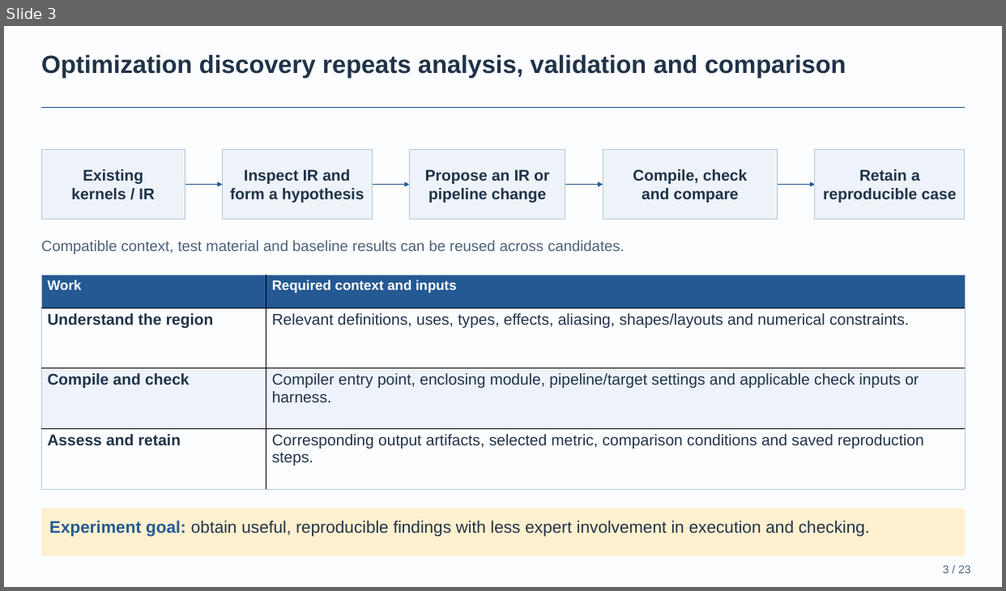
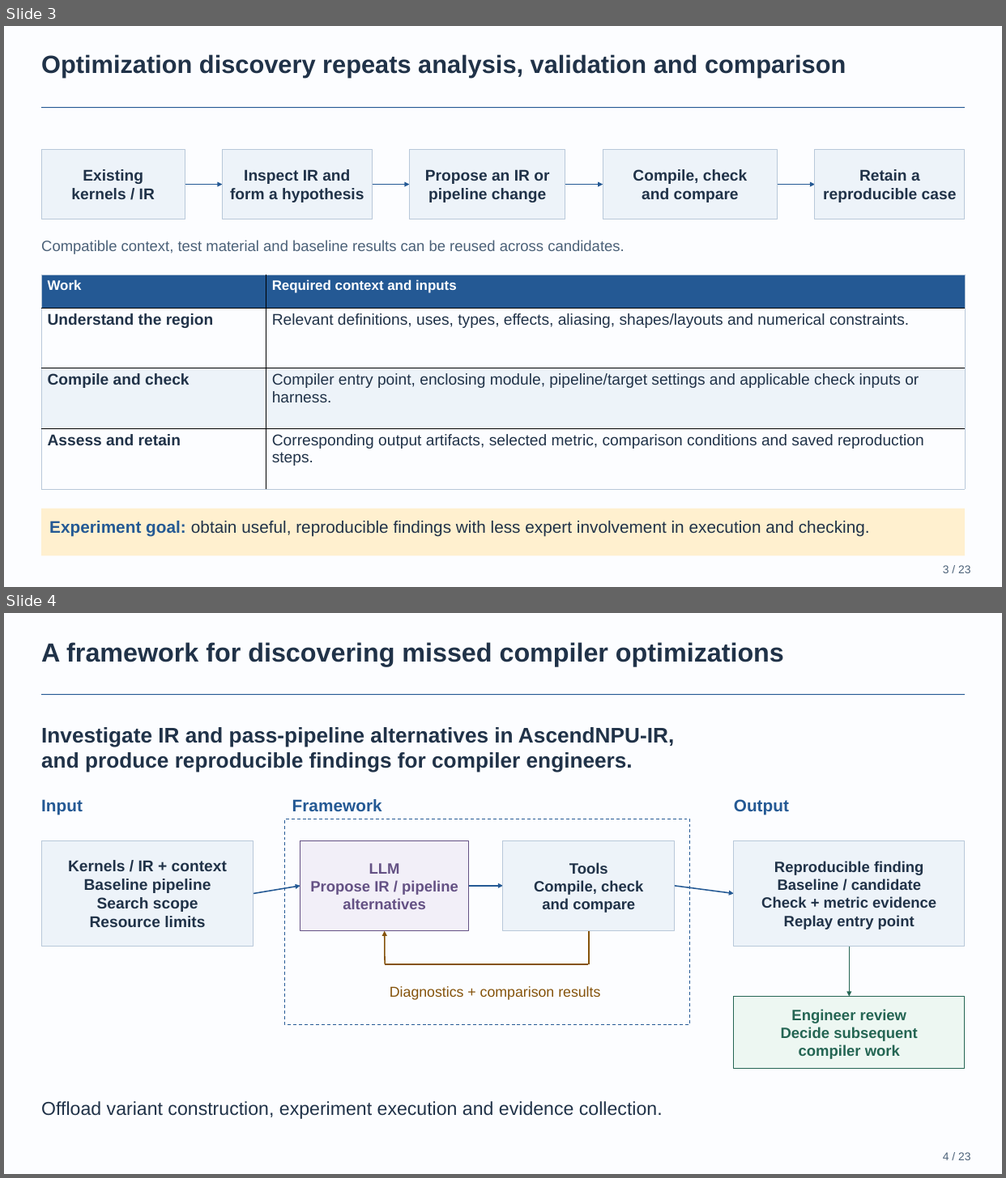
Before and after one commit to BonZirka/ascend-npu-optimization-research, a slide deck: output/ascend-optimization-pitch/ascend-optimization-technical.pptx. Shown one above the other, each under a label of ours: slide 3 before the commit, slides 3 and 4 after it. The pictures are 1006x591 and 1006x1178 pixels, drawn with LibreOffice and Linux fonts; fonts in the diff are those of the drawing. Boxes give left, top, right and bottom in pixels: in the first picture for what was removed or moved away, otherwise in the second. Text is boxed around its words. In the diff, an @@ line names an element or a change of style, - is before the commit and + after.

Commit message:
Define framework responsibilities and finding handoff on slide four
Separate supplied input, LLM proposals, independent tool checks, reproducible findings and engineer review. Clarify the output and remove the early effort-evaluation clause while preserving other slides.

```diff
--- a/output/ascend-optimization-pitch/ascend-optimization-technical.pptx
+++ b/output/ascend-optimization-pitch/ascend-optimization-technical.pptx
@@ slide 4 added at [4,613,1002,1174], background #FCFDFF @@
@@ text added at [41,642,784,666], 31.5 pt, text #203248, bold @@
+A framework for discovering missed compiler optimizations
@@ rectangle added at [41,694,964,695], fill #245994 @@
@@ text added at [41,727,674,773], 25.5 pt, text #203248, bold @@
+Investigate IR and pass-pipeline alternatives in AscendNPU-IR,
+and produce reproducible findings for compiler engineers.
@@ text added at [41,799,83,815], 20.2 pt, text #245994, bold @@
+Input
@@ text added at [292,799,382,811], 20.2 pt, text #245994, bold @@
+Framework
@@ text added at [734,799,789,815], 20.2 pt, text #245994, bold @@
+Output
@@ rectangle added at [285,819,690,1024], outline #245994 0.98 pt dashed @@
@@ rectangle added at [41,841,253,947], fill #EDF3F9, outline #B8C8D9 0.98 pt, 18.8 pt, text #203248, bold @@
+Kernels / IR + context
+Baseline pipeline
+Search scope
+Resource limits
@@ rectangle added at [300,841,469,931], fill #F2EFF8, outline #645184 0.98 pt, 18 pt, text #645184, bold @@
+LLM
+Propose IR / pipeline
+alternatives
@@ rectangle added at [503,841,674,931], fill #EDF3F9, outline #B8C8D9 0.98 pt, 18 pt, text #203248, bold @@
+Tools
+Compile, check
+and compare
@@ rectangle added at [734,841,964,947], fill #EDF3F9, outline #B8C8D9 0.98 pt, 18 pt, text #203248, bold @@
+Reproducible finding
+Baseline / candidate
+Check + metric evidence
+Replay entry point
@@ arrow added from (253, 894) to (300, 886), #245994 1.5 pt @@
@@ arrow added from (469, 886) to (503, 886), #245994 1.5 pt @@
@@ arrow added from (675, 886) to (734, 894), #245994 1.5 pt @@
@@ arrow added from (385, 964) to (384, 931), #85530B 1.5 pt @@
@@ line added from (589, 931) to (589, 964), #85530B 1.5 pt @@
@@ arrow added from (849, 947) to (849, 997), #246553 1.5 pt @@
@@ line added from (588, 965) to (385, 965), #85530B 1.5 pt @@
@@ text added at [390,986,600,1000], 17.2 pt, text #85530B @@
+Diagnostics + comparison results
@@ rectangle added at [734,997,964,1068], fill #EDF7F2, outline #246553 0.98 pt, 18 pt, text #246553, bold @@
+Engineer review
+Decide subsequent
+compiler work
@@ text added at [41,1101,663,1119], 22.5 pt, text #203248 @@
+Offload variant construction, experiment execution and evidence collection.
@@ text added at [943,1152,970,1161], 13.5 pt, text #4B6178 @@
+4 / 23
```
Also in this commit, not shown: 1 slide removed, 4 other files.
